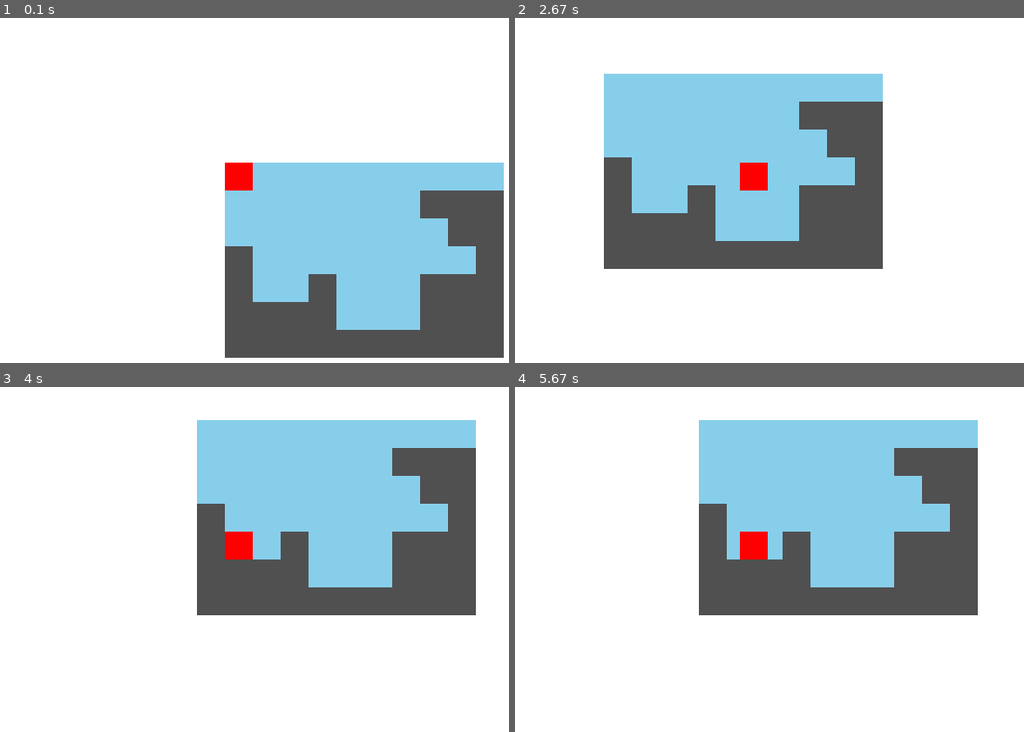
Above: before the commit, frames 1-4 (two rows, left to right).
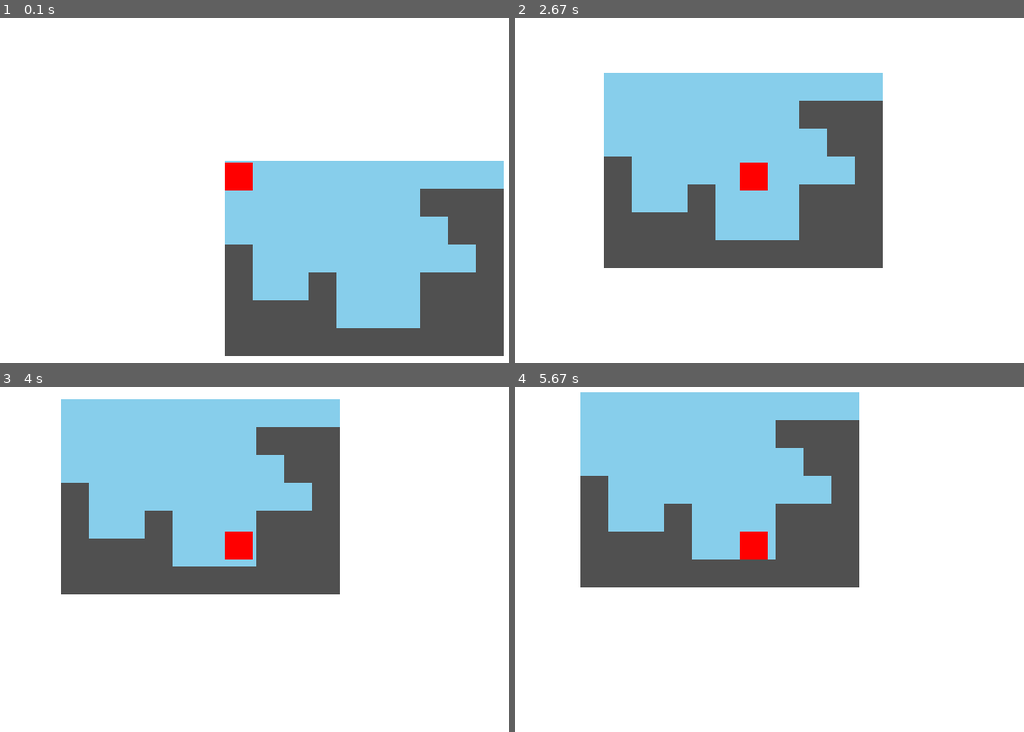
Above: after the commit, the same moments.

Repository: hchap1/pygame_tilemap_engine
Game: pygame game, started from platformer.py
Same seed, same stepped clock (60 frames per second), same inputs: the game is played once before the commit and once after it.
Inputs:
- Up to frame 1 (0.1 s): no input
- Up to frame 2 (2.67 s): hold Space 0.33-0.8 s; hold D 0.33-0.8 s; hold D 0.83-1.3 s; hold D 1.33-1.8 s; hold A 1.83-2.37 s; hold A from 2.4 s (still down)
- Up to frame 3 (4 s): release A at 2.8 s; hold D 2.83-3.47 s; tap Space at 3.5, 3.9 s; hold A from 3.83 s (still down)
- Up to frame 4 (5.67 s): tap Space at 4.2, 4.4, 4.7, 4.9, 5.2, 5.4 s; release A at 4.3 s; hold D 4.33-4.8 s; hold D 4.83-5.3 s; hold A from 5.33 s (still down)

The runs differ from the first frame. In frame 1, 0.9% of the frame differs, in the area x 44-99%, y 41-99%; in frame 2, 0.5%; in frame 3, 40%, in the area x 11-94%, y 3-67%; in frame 4, 38%.

Commit message:
feat: collisions functional

Diff:
--- a/platformer.py
+++ b/platformer.py
@@ -38,9 +38,15 @@
     dt = t - last_time
     last_time = t
 
+    try_to_jump = False
+
     for event in pygame.event.get():
         if event.type == pygame.QUIT:
             running = False
+
+        if event.type == pygame.KEYDOWN:
+            if event.key == pygame.K_SPACE:
+                try_to_jump = True
 
     keys = pygame.key.get_pressed()
 
@@ -55,13 +61,10 @@
     # Collisions
     left_x = math.ceil(x - 1)
     right_x = math.floor(x + 1)
-    top_y = math.floor(y)
+    left_x_clearance = math.ceil(x - 0.95)
+    right_x_clearance = math.floor(x + 0.95)
+    top_y = math.ceil(y - 0.5)
     bottom_y = math.ceil(y)
-
-    # Floor Collisions
-    if grid[bottom_y][left_x] != 0 or grid[bottom_y][right_x] != 0:
-        yv = 0
-        y = bottom_y - 1
 
     if grid[top_y][left_x] != 0 and xv < 0:
         x = left_x + 1
@@ -70,6 +73,13 @@
     if grid[top_y][right_x] != 0 and xv > 0:
         x = right_x - 1
         xv = 0
+
+    # Floor Collisions
+    if (grid[bottom_y][left_x_clearance] != 0 or grid[bottom_y][right_x_clearance] != 0) and yv > 0:
+        if try_to_jump: yv = -3
+        else: yv = 0
+        y = bottom_y - 1
+
 
     # Rendering
     screen.fill((255, 255, 255))
